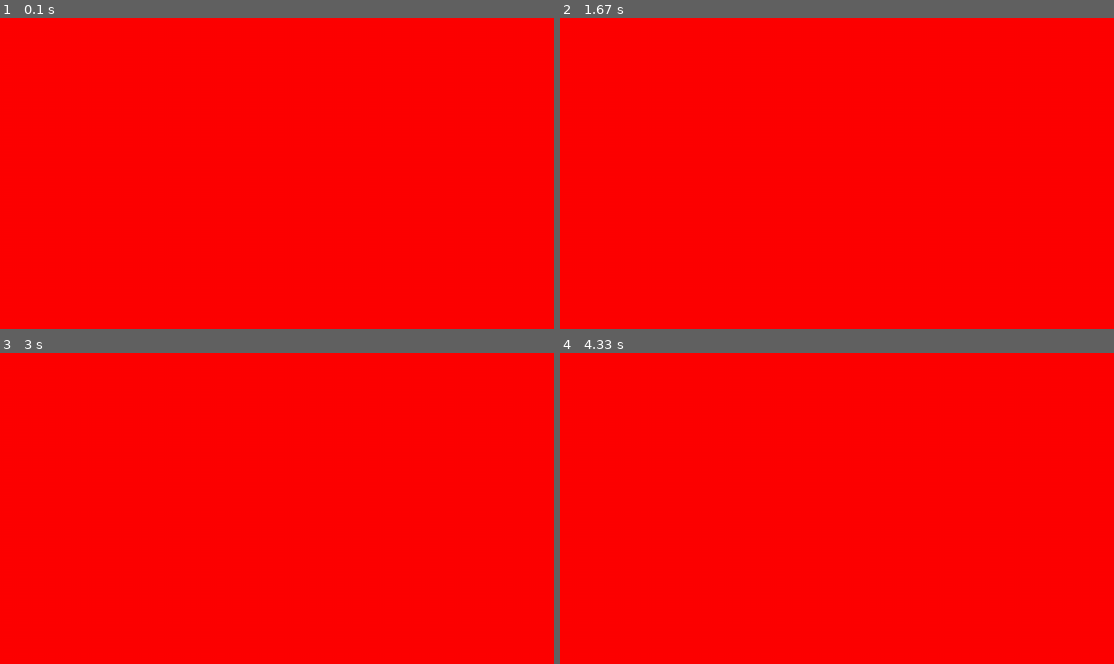
Above: before the commit, frames 1-4 (two rows, left to right).
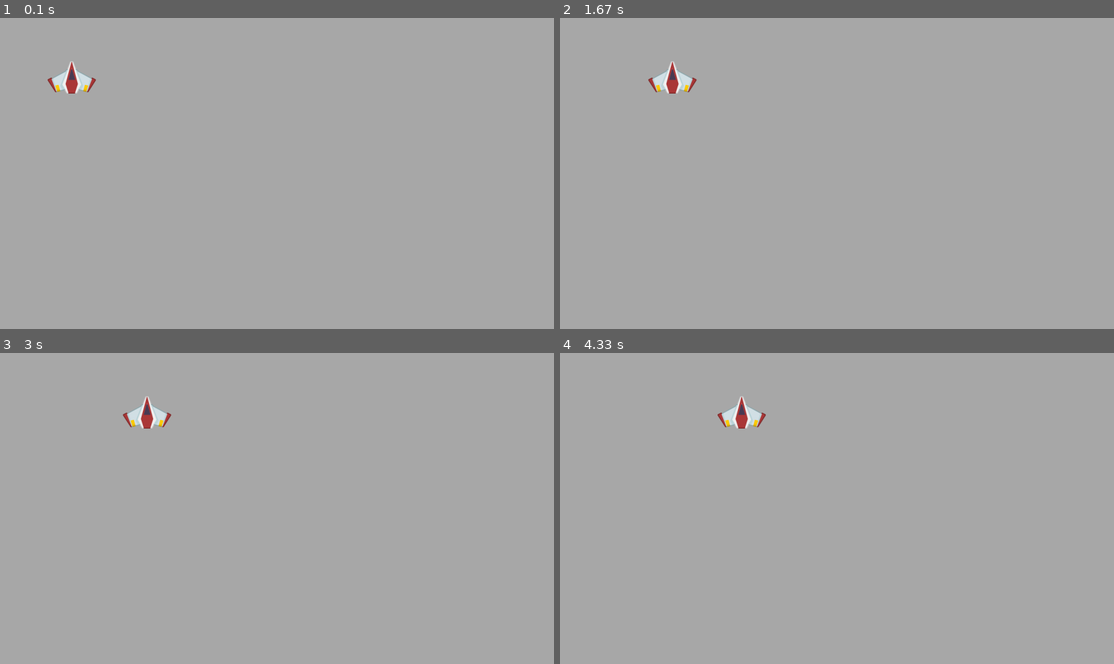
Above: after the commit, the same moments.

Repository: StefMcCuistion/PyGame-Practice-Exercises
Game: pygame game, started from src/space_shooter/code/main.py
Two runs of this game, one before a commit and one after it. Both use one fixed random seed, a clock stepped at 60 frames per second and the inputs below.
Inputs:
- Up to frame 1 (0.1 s): no input
- Up to frame 2 (1.67 s): no input
- Up to frame 3 (3 s): no input
- Up to frame 4 (4.33 s): no input

The runs differ from the first frame. In frame 1, 100% of the frame differs, in the area x 0-100%, y 0-100%; in frame 2, 100%; in frame 3, 100%; in frame 4, 100%.

Commit message:
Added moving spaceship surface

Diff:
--- a/src/space_shooter/code/main.py
+++ b/src/space_shooter/code/main.py
@@ -11,6 +11,9 @@
     pg.display.set_caption('Space Shooter')
     running = True
 
+    x = 100
+    player_surf = pg.image.load('../images/player.png')
+
     while running:
         # Event loop
         for event in pg.event.get():
@@ -19,7 +22,9 @@
 
         # Draw the game
         # Fill window with red
-        display.fill('red')
+        x += 1
+        display.fill('darkgray')
+        display.blit(player_surf, (x, 100))
         pg.display.flip()
     pg.quit()
 
